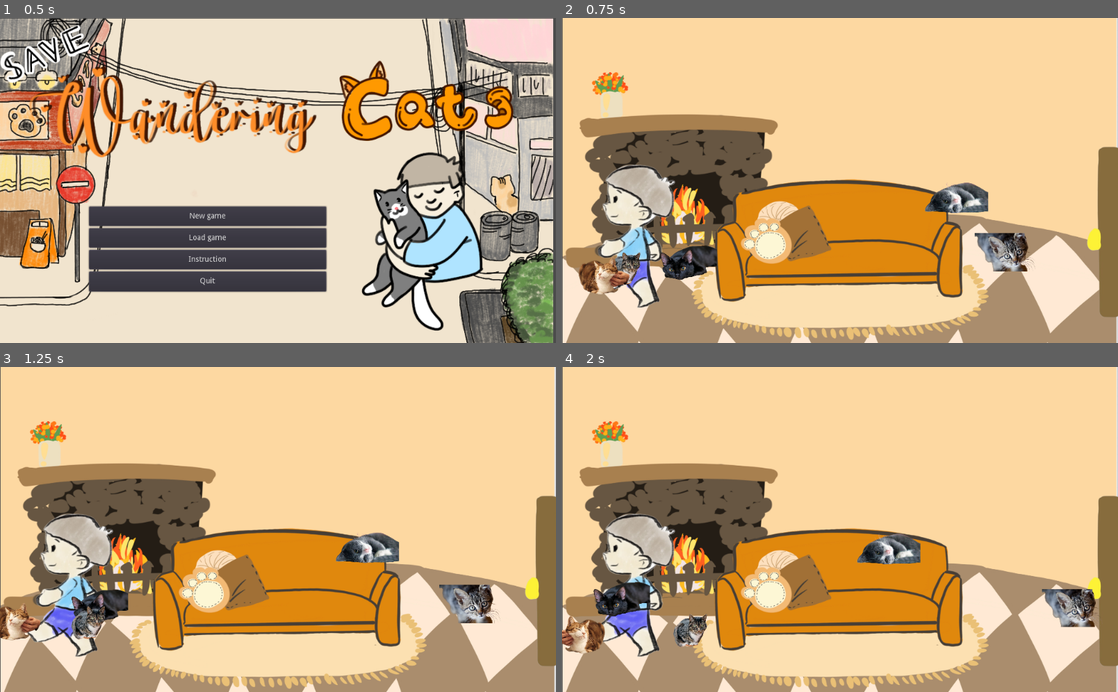
Above: before the commit, frames 1-4 (two rows, left to right).
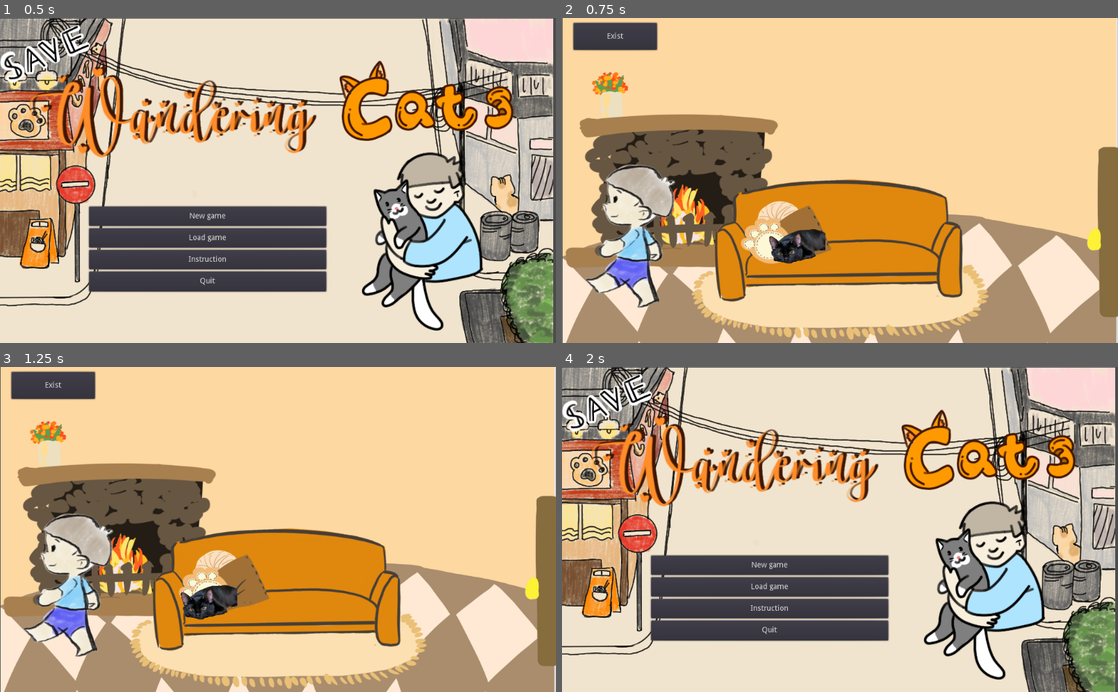
Above: after the commit, the same moments.

Repository: Baidadan67/Save-Wandering-Cats-Meow
Game: Godot game, scene res://Scene/Title/TitleRoom.tscn
The game is run twice, just before and just after one commit, with the same random seed, the same clock (stepped at 60 frames per second) and the same inputs.
Inputs (mouse positions are in pixels of both pictures, inside the frame that each line leads up to):
- Up to frame 1 (0.5 s): no input
- Up to frame 2 (0.75 s): click "New game" at 0.5 s
- Up to frame 3 (1.25 s): no input
- Up to frame 4 (2 s): click (617, 386) at 1.25 s, where only the run after the commit has a clickable "Exist"

Frame 1 is identical in both runs. In frame 2, 5.6% of the frame differs, in the area x 1-86%, y 1-86%; in frame 3, 5.4%; in frame 4, 96%, in the area x 0-100%, y 0-100%.

Commit message:
update

Diff:
--- a/project/Scene/Inside/InsideRoom.tscn
+++ b/project/Scene/Inside/InsideRoom.tscn
@@ -1,12 +1,14 @@
-[gd_scene load_steps=5 format=2]
+[gd_scene load_steps=6 format=2]
 
 [ext_resource path="res://Scene/Inside/player.tscn" type="PackedScene" id=1]
 [ext_resource path="res://Scene/Inside/door.tscn" type="PackedScene" id=2]
-[ext_resource path="res://Scene/Inside/indoorobs.gd" type="Script" id=3]
+[ext_resource path="res://Scene/Inside/scripts/InsideRoom.gd" type="Script" id=3]
 [ext_resource path="res://Sprite/insideroom.jpg" type="Texture" id=4]
+[ext_resource path="res://Scene/Inside/indoorcats.tscn" type="PackedScene" id=5]
 
 [node name="InsideRoom" type="Node2D"]
 position = Vector2( 1, 2 )
+script = ExtResource( 3 )
 
 [node name="Insideroom" type="Sprite" parent="."]
 position = Vector2( 512, 281 )
@@ -19,6 +21,18 @@
 [node name="door" parent="." instance=ExtResource( 2 )]
 position = Vector2( 1008, 364 )
 
-[node name="indoorobs" type="Node2D" parent="."]
-position = Vector2( 0, 1 )
-script = ExtResource( 3 )
+[node name="indoorcats" parent="." instance=ExtResource( 5 )]
+position = Vector2( 440, 423 )
+
+[node name="MarginContainer" type="MarginContainer" parent="."]
+margin_left = 20.0
+margin_top = 7.0
+margin_right = 174.0
+margin_bottom = 57.0
+
+[node name="exist_Button" type="Button" parent="MarginContainer"]
+margin_right = 154.0
+margin_bottom = 50.0
+text = "Exist"
+
+[connection signal="button_up" from="MarginContainer/exist_Button" to="." method="_on_exist_Button_button_up"]
--- /dev/null
+++ b/project/Scene/Inside/scripts/InsideRoom.gd
@@ -0,0 +1,10 @@
+extends Node2D
+
+
+# Declare member variables here. Examples:
+# var a = 2
+# var b = "text"
+
+
+func _on_exist_Button_button_up():
+	get_tree().change_scene("res://Scene/Title/TitleRoom.tscn")
--- a/project/Scene/Inside/scripts/door.gd
+++ b/project/Scene/Inside/scripts/door.gd
@@ -13,7 +13,8 @@
 	change_scene = true
 
 func _on_hurtbox_body_exited(body):
-	change_scene = false
+	if body.name == "player":
+		change_scene = false
 
 func _process(delta):
 	if change_scene == true:
Renamed: project/Scene/Inside/indoorobs.gd -> project/Scene/Inside/scripts/indoorobs.gd
Not shown: 1 places in project/Scene/Title/TitleRoom.tscn that only renumber resources
